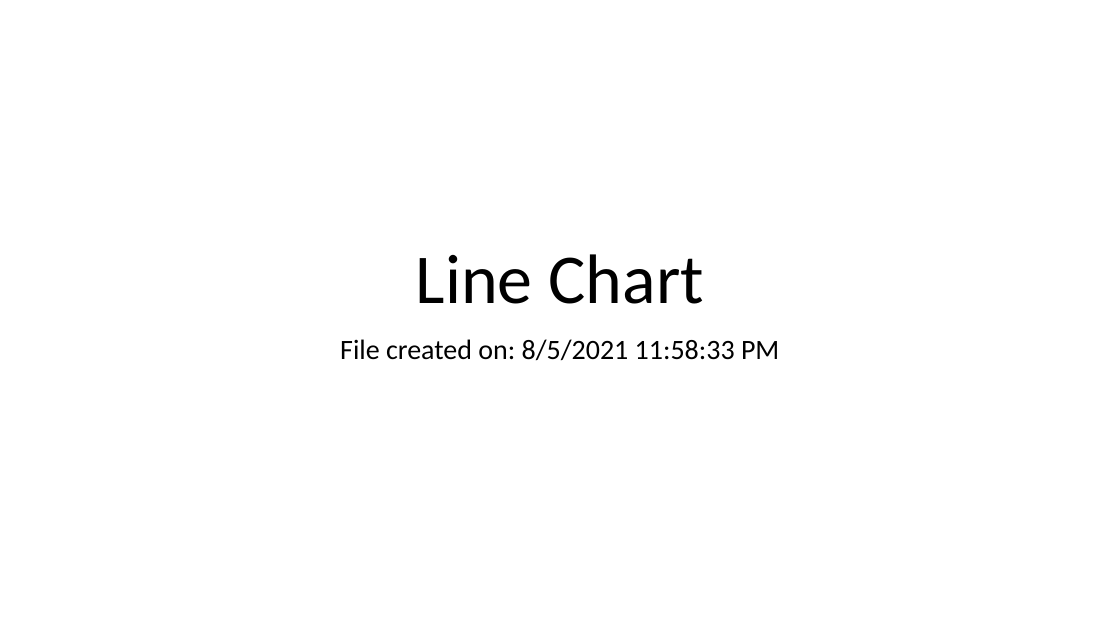
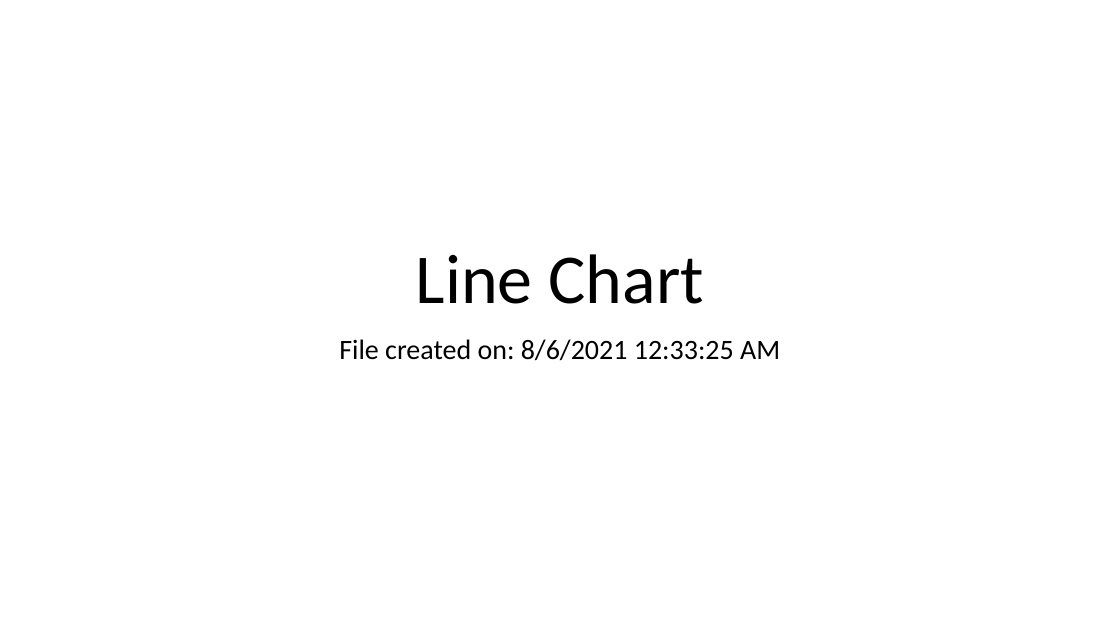
Before and after one commit to IE2020term2TeamE/Group_assigment2_DV, a slide deck: slide 1 of Line Chart.pptx. Drawn at 1120x630 pixels with LibreOffice and Linux fonts; fonts in the diff are those of the drawing. Boxes give left, top, right and bottom in pixels: in the first picture for what was removed or moved away, otherwise in the second. Text is boxed around its words. In the diff, an @@ line names an element or a change of style, - is before the commit and + after.

```diff
--- a/Line Chart.pptx
+++ b/Line Chart.pptx
@@ subtitle at box(339, 339, 780, 361): text changed @@
-File created on: 8/5/2021 11:58:33 PM
+File created on: 8/6/2021 12:33:25 AM
```
Also in this commit, not shown: 1 slide added, 1 slide removed.
